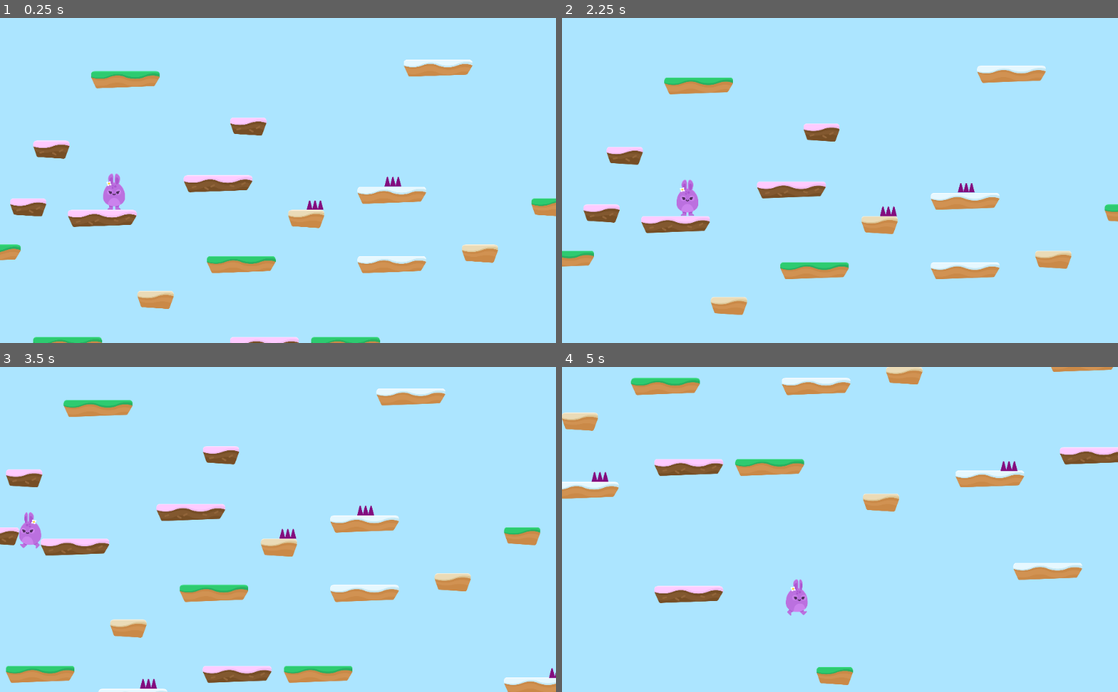
Above: before the commit, frames 1-4 (two rows, left to right).
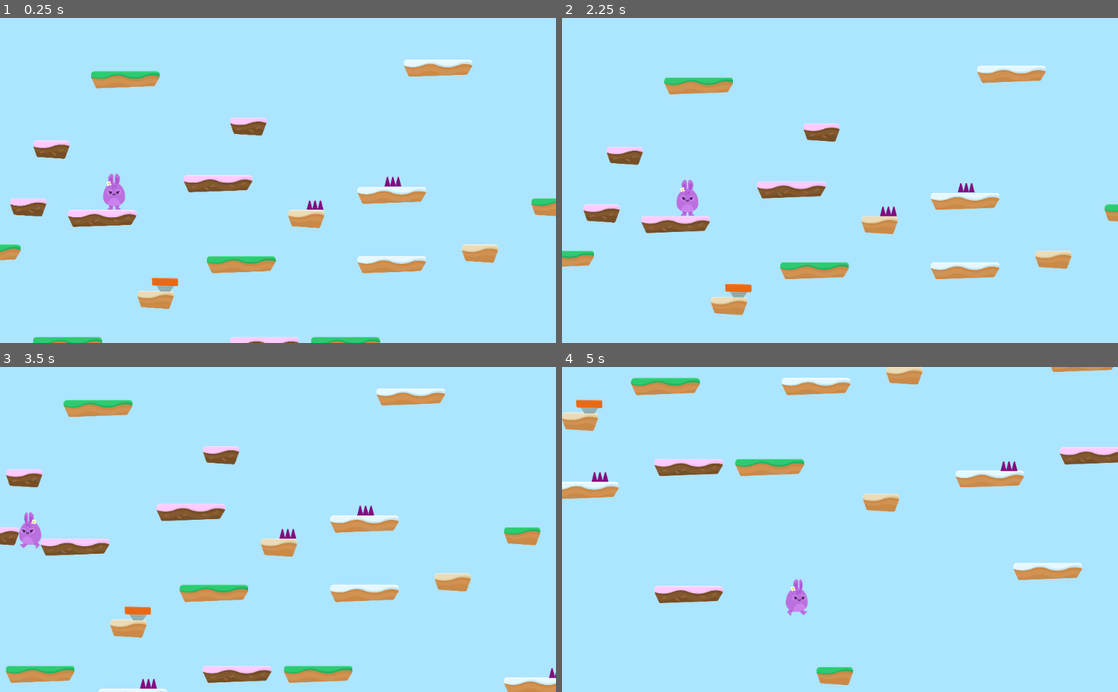
Above: after the commit, the same moments.

Repository: bennetimo/HoppyDays
Game: Godot game, scene res://Levels/Level1.tscn
The game is run twice, just before and just after one commit, with the same random seed, the same clock (stepped at 60 frames per second) and the same inputs.
Inputs (mouse positions are in pixels of both pictures, inside the frame that each line leads up to):
- Up to frame 1 (0.25 s): no input
- Up to frame 2 (2.25 s): hold D (right) 0.53-2 s; tap Space (jump) at 0.77, 1.52 s; click (739, 226) at 2 s
- Up to frame 3 (3.5 s): hold A (left) from 2.78 s (still down)
- Up to frame 4 (5 s): release A (left) at 3.53 s; hold D (right) from 3.53 s (still down); tap Space (jump) at 3.77, 4.52 s

The runs differ from the first frame. In frame 1, 0.2% of the frame differs, in the area x 27-33%, y 79-85%; in frame 2, 0.2%; in frame 3, 0.2%; in frame 4, 0.4%, in the area x 0-100%, y 0-98%.

Commit message:
add jump pads

Diff:
--- a/Hazards/Hazards.gd
+++ b/Hazards/Hazards.gd
@@ -1,6 +1,5 @@
 extends Area2D
 
-
-
 func _on_SpikeTop_body_entered(body):
+	get_tree().call_group("Gamestate", "hurt")
 	body.hurt()
--- /dev/null
+++ b/Items/JumpPad.gd
@@ -0,0 +1,8 @@
+extends Area2D
+
+
+
+func _on_JumpPad_body_entered(body):
+	if body.has_method("boost"):
+		$AnimationPlayer.play("boost")
+		body.boost()
--- /dev/null
+++ b/Items/JumpPad.tscn
@@ -0,0 +1,54 @@
+[gd_scene load_steps=8 format=2]
+
+[ext_resource path="res://Items/JumpPad.gd" type="Script" id=1]
+[ext_resource path="res://GFX/Items/spring.png" type="Texture" id=2]
+[ext_resource path="res://GFX/Items/spring_in.png" type="Texture" id=3]
+[ext_resource path="res://GFX/Items/spring_out.png" type="Texture" id=4]
+
+[sub_resource type="SpriteFrames" id=1]
+animations = [ {
+"frames": [ ExtResource( 2 ), ExtResource( 3 ) ],
+"loop": true,
+"name": "default",
+"speed": 3.0
+}, {
+"frames": [ ExtResource( 3 ), ExtResource( 4 ) ],
+"loop": false,
+"name": "boost",
+"speed": 3.0
+} ]
+
+[sub_resource type="RectangleShape2D" id=2]
+extents = Vector2( 71.6512, 37.9295 )
+
+[sub_resource type="Animation" id=3]
+resource_name = "boost"
+length = 2.0
+tracks/0/type = "value"
+tracks/0/path = NodePath("AnimatedSprite:animation")
+tracks/0/interp = 1
+tracks/0/loop_wrap = true
+tracks/0/imported = false
+tracks/0/enabled = true
+tracks/0/keys = {
+"times": PoolRealArray( 0, 0.5, 0.9 ),
+"transitions": PoolRealArray( 1, 1, 1 ),
+"update": 1,
+"values": [ "boost", "boost", "default" ]
+}
+
+[node name="JumpPad" type="Area2D"]
+collision_layer = 8
+script = ExtResource( 1 )
+
+[node name="AnimatedSprite" type="AnimatedSprite" parent="."]
+frames = SubResource( 1 )
+playing = true
+
+[node name="CollisionShape2D" type="CollisionShape2D" parent="."]
+visible = false
+shape = SubResource( 2 )
+
+[node name="AnimationPlayer" type="AnimationPlayer" parent="."]
+anims/boost = SubResource( 3 )
+[connection signal="body_entered" from="." to="." method="_on_JumpPad_body_entered"]
--- /dev/null
+++ b/Levels/GameState.gd
@@ -0,0 +1,15 @@
+extends Node2D
+
+var lives = 3
+
+func _ready():
+	add_to_group("Gamestate")
+
+func hurt():
+	lives -= 1
+	$Player.hurt()
+	if lives < 0:
+		end_game()
+
+func end_game():
+	get_tree().change_scene("res://Levels/GameOver.tscn")
--- a/Levels/Level1.tscn
+++ b/Levels/Level1.tscn
@@ -1,18 +1,21 @@
-[gd_scene load_steps=5 format=2]
+[gd_scene load_steps=7 format=2]
 
-[ext_resource path="res://Player/Player.tscn" type="PackedScene" id=1]
-[ext_resource path="res://Levels/Tileset.tres" type="TileSet" id=2]
-[ext_resource path="res://Hazards/SpikeTop.tscn" type="PackedScene" id=3]
-[ext_resource path="res://SFX/Chiptune_Adventures_1.ogg" type="AudioStream" id=4]
+[ext_resource path="res://Levels/GameState.gd" type="Script" id=1]
+[ext_resource path="res://Player/Player.tscn" type="PackedScene" id=2]
+[ext_resource path="res://Levels/Tileset.tres" type="TileSet" id=3]
+[ext_resource path="res://Hazards/SpikeTop.tscn" type="PackedScene" id=4]
+[ext_resource path="res://Items/JumpPad.tscn" type="PackedScene" id=5]
+[ext_resource path="res://SFX/Chiptune_Adventures_1.ogg" type="AudioStream" id=6]
 
 [node name="Level1" type="Node2D"]
+script = ExtResource( 1 )
 
-[node name="Player" parent="." instance=ExtResource( 1 )]
+[node name="Player" parent="." instance=ExtResource( 2 )]
 position = Vector2( 480, 210 )
 
 [node name="TileMap" type="TileMap" parent="."]
 position = Vector2( 480, 210 )
-tile_set = ExtResource( 2 )
+tile_set = ExtResource( 3 )
 collision_layer = 2
 format = 1
 tile_data = PoolIntArray( -655303, 3, 0, -589799, 6, 0, -458754, 2, 0, -327596, 3, 0, -262134, 1, 0, -65543, 1, 0, -654 …(558 unchanged characters)…
@@ -20,22 +23,24 @@
 [node name="Hazards" type="Node" parent="."]
 editor/display_folded = true
 
-[node name="SpikeTop" parent="Hazards" instance=ExtResource( 3 )]
+[node name="SpikeTop" parent="Hazards" instance=ExtResource( 4 )]
 position = Vector2( 1590, 440 )
 
-[node name="SpikeTop2" parent="Hazards" instance=ExtResource( 3 )]
-modulate = Color( 0.576471, 0.054902, 0.521569, 1 )
+[node name="SpikeTop2" parent="Hazards" instance=ExtResource( 4 )]
 position = Vector2( 820, 1270 )
 
-[node name="SpikeTop3" parent="Hazards" instance=ExtResource( 3 )]
-modulate = Color( 0.576471, 0.054902, 0.521569, 1 )
+[node name="SpikeTop3" parent="Hazards" instance=ExtResource( 4 )]
 position = Vector2( 2020, 310 )
 
-[node name="SpikeTop4" parent="Hazards" instance=ExtResource( 3 )]
-modulate = Color( 0.576471, 0.054902, 0.521569, 1 )
+[node name="SpikeTop4" parent="Hazards" instance=ExtResource( 4 )]
 position = Vector2( 3080, 1210 )
 
+[node name="JumpPads" type="Node" parent="."]
+
+[node name="JumpPad" parent="JumpPads" instance=ExtResource( 5 )]
+position = Vector2( 760, 880 )
+
 [node name="BGM" type="AudioStreamPlayer" parent="."]
-stream = ExtResource( 4 )
+stream = ExtResource( 6 )
 volume_db = -3.0
 autoplay = true
--- a/Player/Player.gd
+++ b/Player/Player.gd
@@ -7,8 +7,7 @@
 const UP = Vector2(0, -1)
 const JUMP_SPEED = 4000
 const WORLD_LIMIT = 3000
-
-var lives = 3
+const BOOST_MULTIPLIER = 2
 
 signal animate
 
@@ -21,7 +20,7 @@
 
 func apply_gravity():
 	if position.y > WORLD_LIMIT:
-		end_game()
+		get_tree().call_group("Gamestate", "end_game")
 
 	if is_on_ceiling():
 		motion.y = 1
@@ -44,12 +43,11 @@
 func animate():
 	emit_signal("animate", motion)
 
-func end_game():
-	get_tree().change_scene("res://Levels/GameOver.tscn")
-
 func hurt():
 	motion.y -= JUMP_SPEED
-	lives -= 1
 	$PainSFX.play()
-	if lives < 0:
-		end_game()
+#	if lives < 0:
+#		end_game()
+
+func boost():
+	motion.y = -JUMP_SPEED * BOOST_MULTIPLIER
--- a/Player/Player.tscn
+++ b/Player/Player.tscn
@@ -15,7 +15,7 @@
 
 [node name="Player" type="KinematicBody2D"]
 position = Vector2( 190.278, 227.757 )
-collision_mask = 6
+collision_mask = 14
 script = ExtResource( 1 )
 __meta__ = {
 "_edit_group_": true
--- a/project.godot
+++ b/project.godot
@@ -43,6 +43,7 @@
 2d_physics/layer_1="Player"
 2d_physics/layer_2="Terrain"
 2d_physics/layer_3="Hazards"
+2d_physics/layer_4="Items"
 
 [rendering]
 
